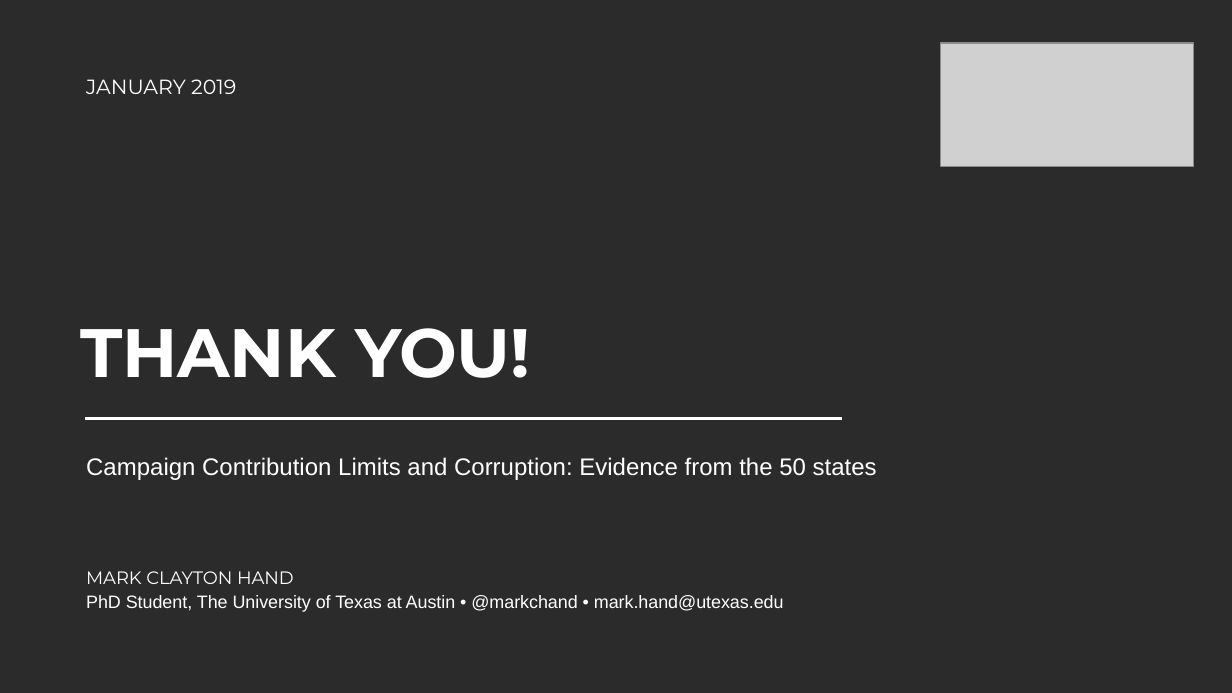
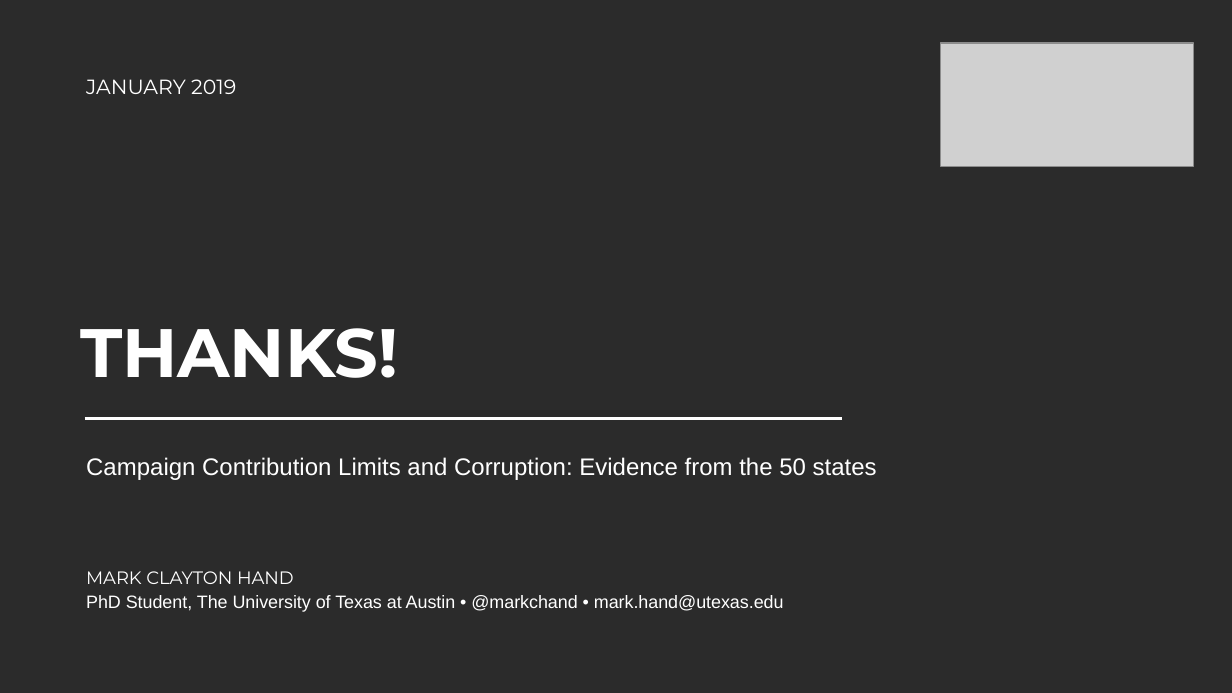
Before and after one commit to markchand/Money-in-Politics, a slide deck: slide 14 of SPSA (Working).pptx. Drawn at 1232x693 pixels with LibreOffice and Linux fonts; fonts in the diff are those of the drawing; grey boxes stand for pictures; background and template pictures are left out; a plain dark background stands for a picture behind light text. Boxes give left, top, right and bottom in pixels: in the first picture for what was removed or moved away, otherwise in the second. Text is boxed around its words. In the diff, an @@ line names an element or a change of style, - is before the commit and + after.

```diff
--- a/SPSA (Working).pptx
+++ b/SPSA (Working).pptx
@@ text at bbox=[80, 328, 398, 378]: text changed @@
-THANK YOU!
+THANKS!
```
Also in this commit, not shown: 5 other slides changed.
